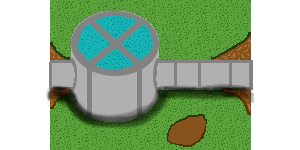
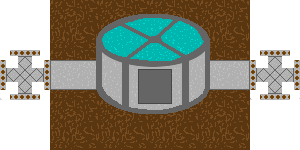
Layered file, before and after one edit (300px x 150px). Changes by layer:
showed "Pasted Layer", painted on it over (x1=0, y1=50, x2=300, y2=100)
hid "Layer", moved it above "downOverlay #1", painted on it over (x1=45, y1=0, x2=254, y2=150)
added layer "downOverlay #1" above "downOverlay" over (x1=96, y1=14, x2=210, y2=114)
showed "downOverlay", painted on it over (x1=32, y1=0, x2=250, y2=150)
